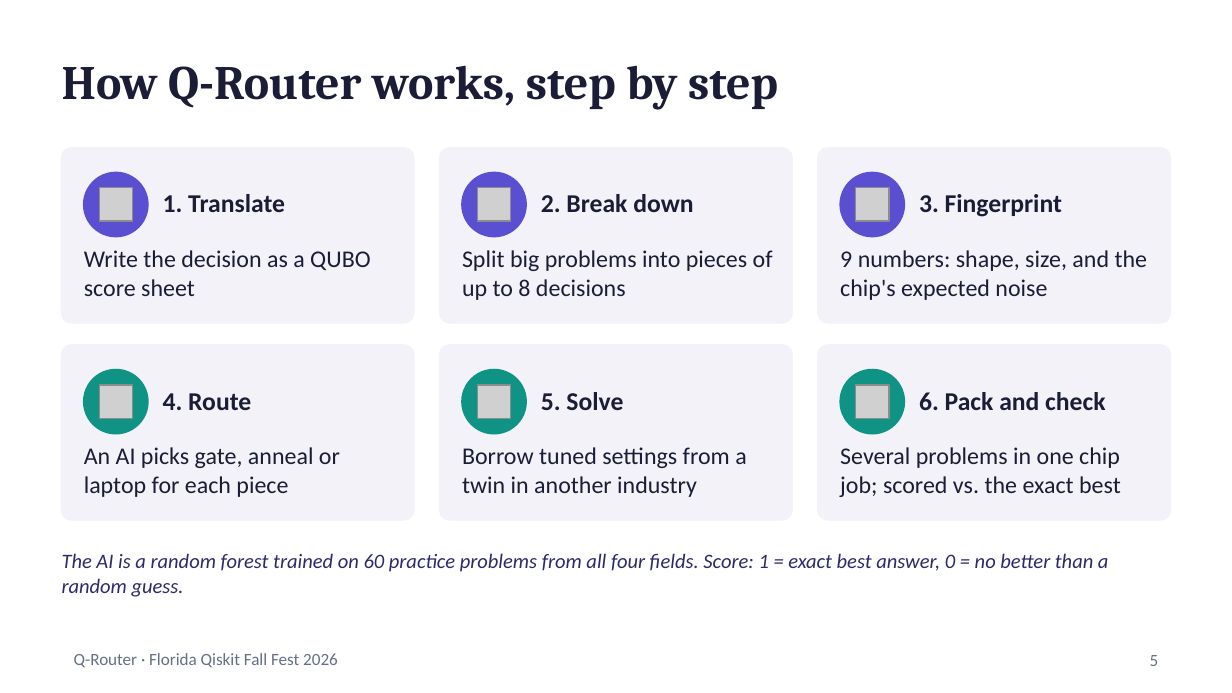
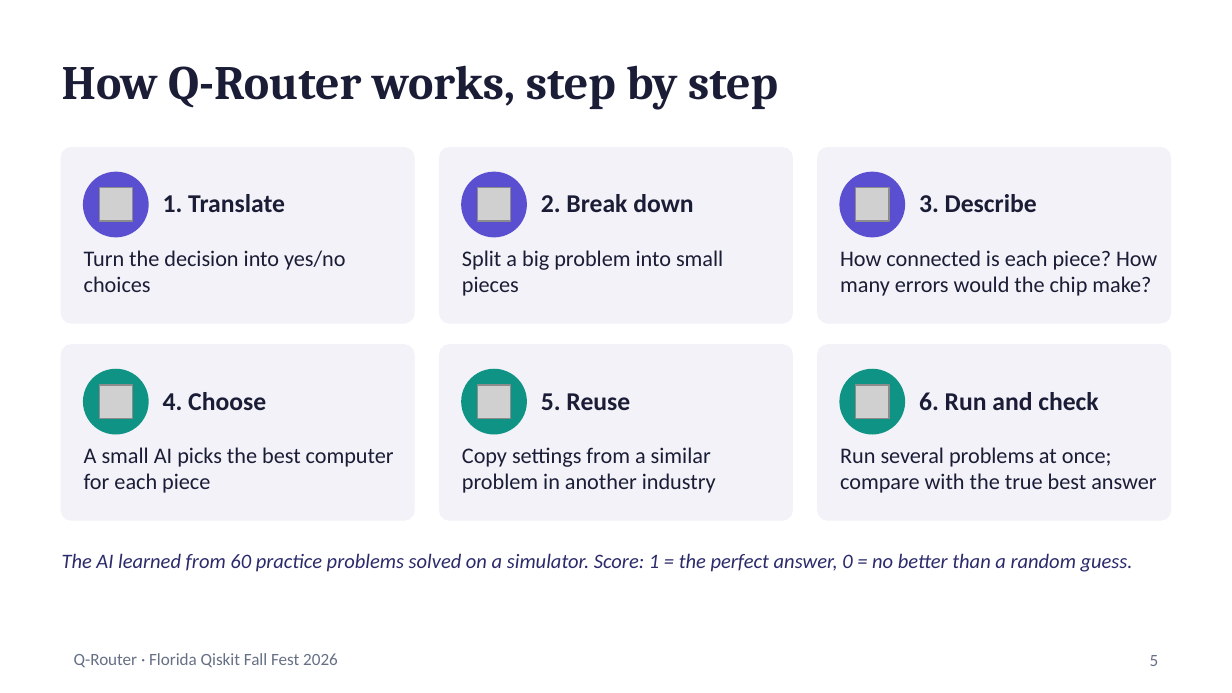
Before and after one commit to gurramn2025-cloud/q-router, a slide deck: slide 5 of slides/Q-Router_slides.pptx. Drawn at 1232x693 pixels with LibreOffice and Linux fonts; fonts in the diff are those of the drawing; grey boxes stand for pictures. Boxes give left, top, right and bottom in pixels: in the first picture for what was removed or moved away, otherwise in the second. Text is boxed around its words. In the diff, an @@ line names an element or a change of style, - is before the commit and + after.

```diff
--- a/slides/Q-Router_slides.pptx
+++ b/slides/Q-Router_slides.pptx
@@ text at [919, 194, 1037, 212]: text changed @@
-3. Fingerprint
+3. Describe
@@ text at [84, 250, 345, 292]: text changed; size 14 to 13 pt @@
-Write the decision as a QUBO score sheet
+Turn the decision into yes/no choices
@@ text at [462, 250, 723, 296]: text changed; size 14 to 13 pt @@
-Split big problems into pieces of up to 8 decisions
+Split a big problem into small pieces
@@ text at [840, 250, 1157, 296]: text changed; size 14 to 13 pt @@
-9 numbers: shape, size, and the chip's expected noise
+How connected is each piece? How many errors would the chip make?
@@ text at [163, 392, 266, 410]: text changed @@
-4. Route
+4. Choose
@@ text at [541, 393, 630, 410]: text changed @@
-5. Solve
+5. Reuse
@@ text at [919, 392, 1098, 410]: text changed @@
-6. Pack and check
+6. Run and check
@@ text at [84, 447, 394, 493]: text changed; size 14 to 13 pt @@
-An AI picks gate, anneal or laptop for each piece
+A small AI picks the best computer for each piece
@@ text at [462, 447, 716, 493]: text changed; size 14 to 13 pt @@
-Borrow tuned settings from a twin in another industry
+Copy settings from a similar problem in another industry
@@ text at [840, 447, 1156, 493]: text changed; size 14 to 13 pt @@
-Several problems in one chip job; scored vs. the exact best
+Run several problems at once; compare with the true best answer
@@ text at [62, 553, 1133, 572]: text changed @@
-The AI is a random forest trained on 60 practice problems from all four fields. Score: 1 = exact best answer, 0 = no better than a random guess.
+The AI learned from 60 practice problems solved on a simulator. Score: 1 = the perfect answer, 0 = no better than a random guess.
```
Also in this commit, not shown: 9 other slides changed.
